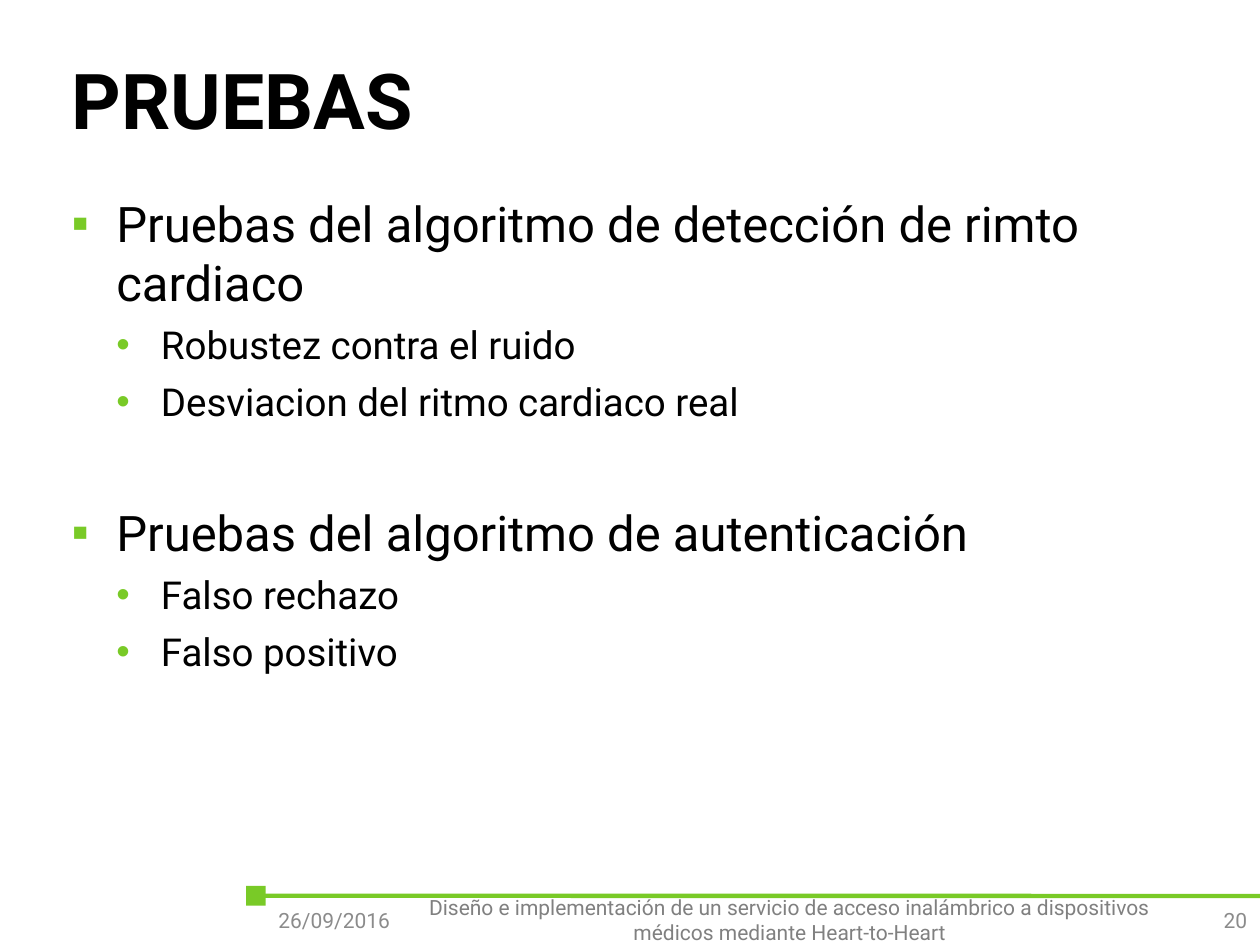
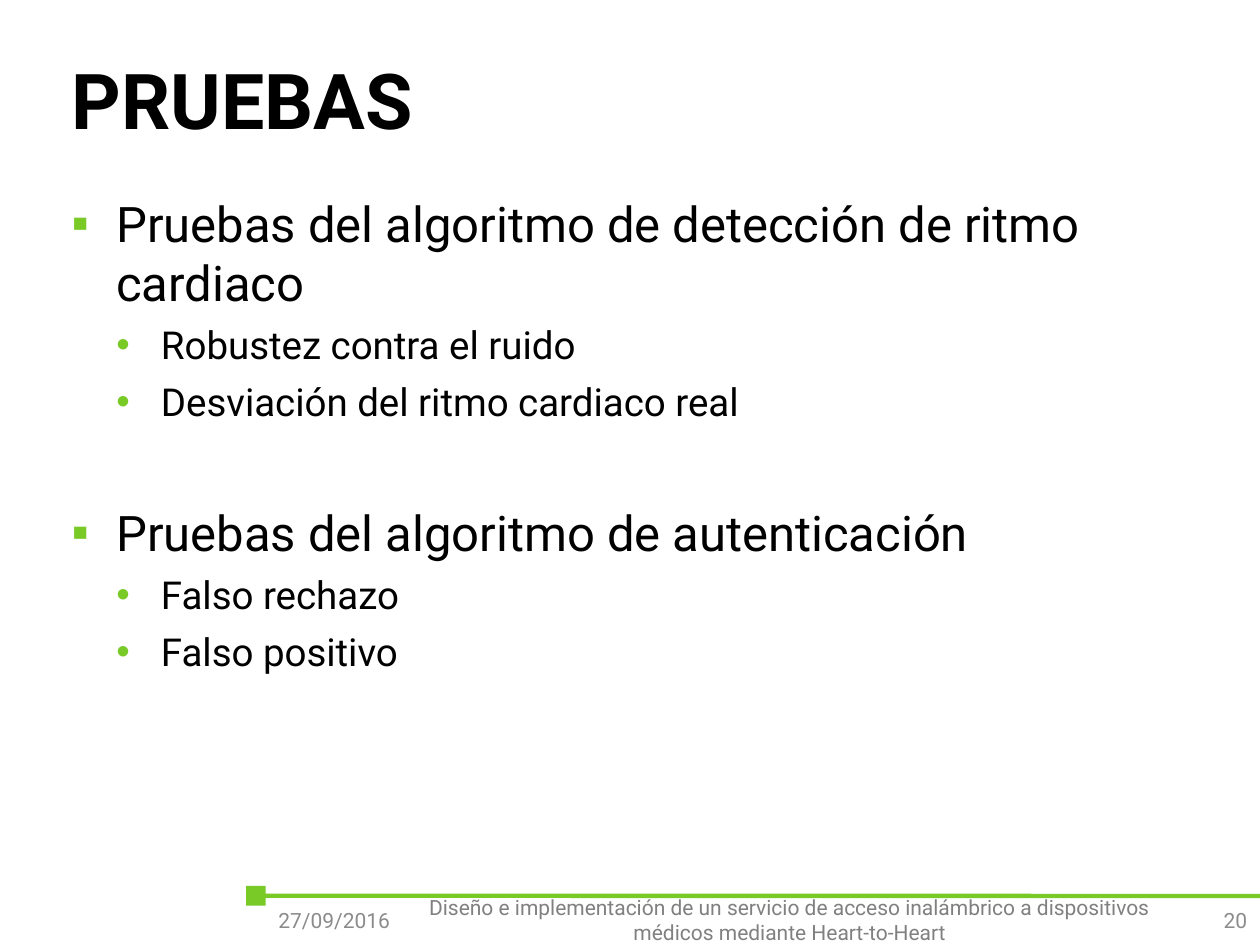
Before and after one commit to outsidersdelaelectronica/tiic-2015, a slide deck: slide 20 of doc/Tomas/presentacion/Diseño e implementación de un servicio de acceso inalámbrico a dispositivos médicos mediante Heart-to-Heart.pptx. Drawn at 1260x945 pixels with LibreOffice and Linux fonts; fonts in the diff are those of the drawing; background and template pictures are left out. Boxes give left, top, right and bottom in pixels: in the first picture for what was removed or moved away, otherwise in the second. Text is boxed around its words. In the diff, an @@ line names an element or a change of style, - is before the commit and + after.

```diff
--- a/doc/Tomas/presentacion/Diseño e implementación de un servicio de acceso inalámbrico a dispositivos médicos mediante Heart-to-Heart.pptx
+++ b/doc/Tomas/presentacion/Diseño e implementación de un servicio de acceso inalámbrico a dispositivos médicos mediante Heart-to-Heart.pptx
@@ text at [116,205,1079,302]: text changed @@
-▪ Pruebas del algoritmo de detección de rimto cardiaco
+▪ Pruebas del algoritmo de detección de ritmo cardiaco
@@ text at [161,387,738,417]: text changed @@
-  • Desviacion del ritmo cardiaco real
+  • Desviación del ritmo cardiaco real
@@ text at [278,913,390,929]: text changed @@
-26/09/2016
+27/09/2016
```
Also in this commit, not shown: 23 other slides changed, 1 slide removed.
